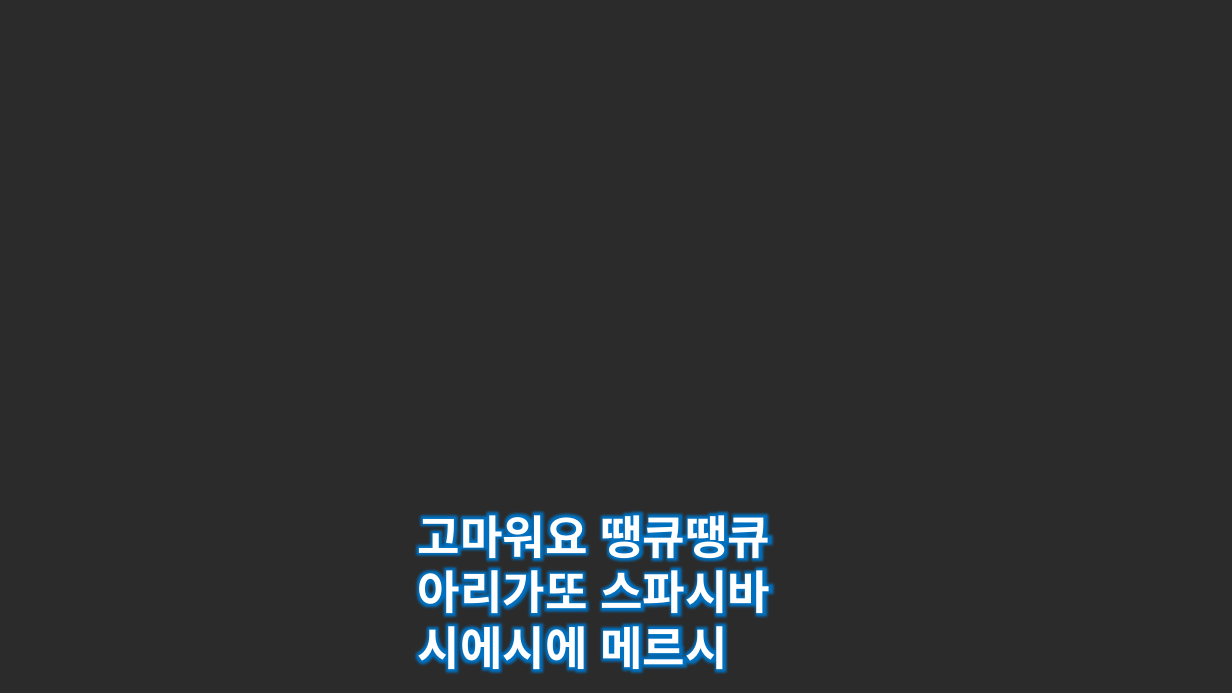
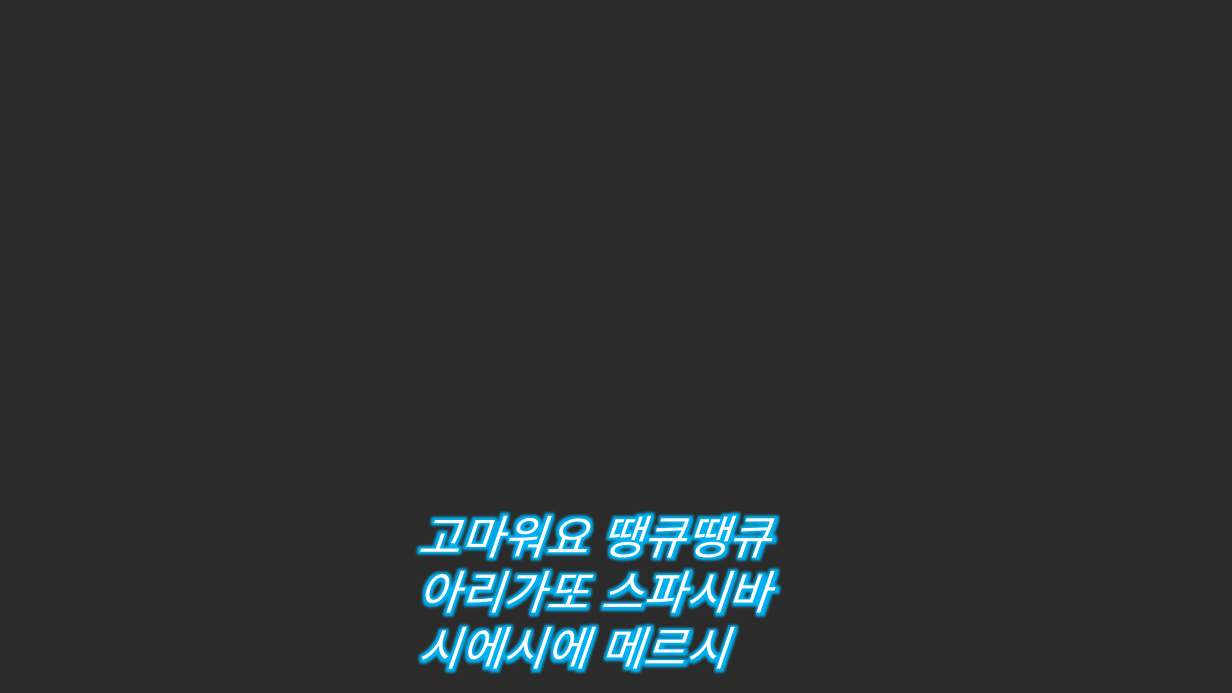
Before and after one commit to kjpark102312/Jagu_Agis, a slide deck: slide 7 of Presentation/AGIS 발표자료.pptx (slide 6 before the commit). Drawn at 1232x693 pixels with LibreOffice and Linux fonts; fonts in the diff are those of the drawing; background and template pictures are left out; a plain dark background stands for a picture behind light text. Boxes give left, top, right and bottom in pixels: in the first picture for what was removed or moved away, otherwise in the second. Text is boxed around its words. In the diff, an @@ line names an element or a change of style, - is before the commit and + after.

```diff
--- a/Presentation/AGIS 발표자료.pptx
+++ b/Presentation/AGIS 발표자료.pptx
@@ text "고마워요 땡큐땡큐" at <box>418,504,770,677</box>: bold off, italic on @@
```
Also in this commit, not shown: 2 other slides changed, 3 slides added, 2 slides removed, 1 other file.
